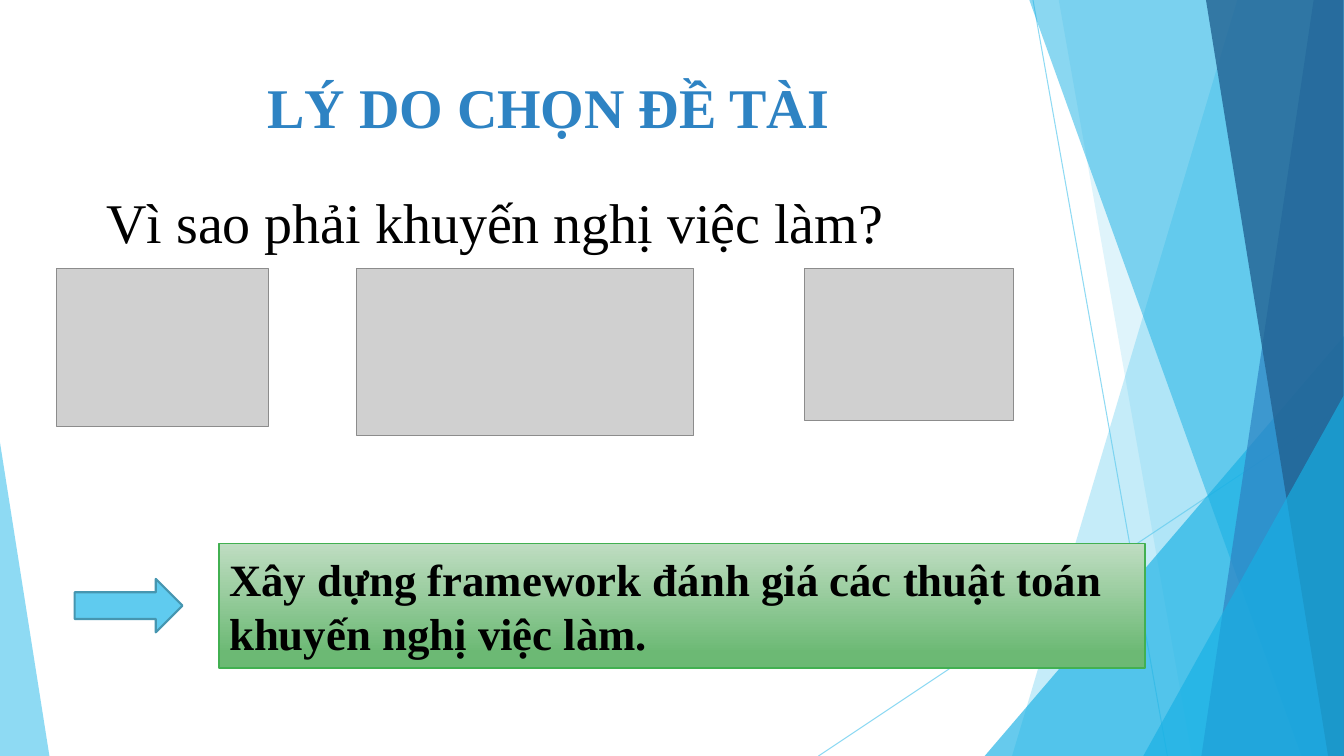
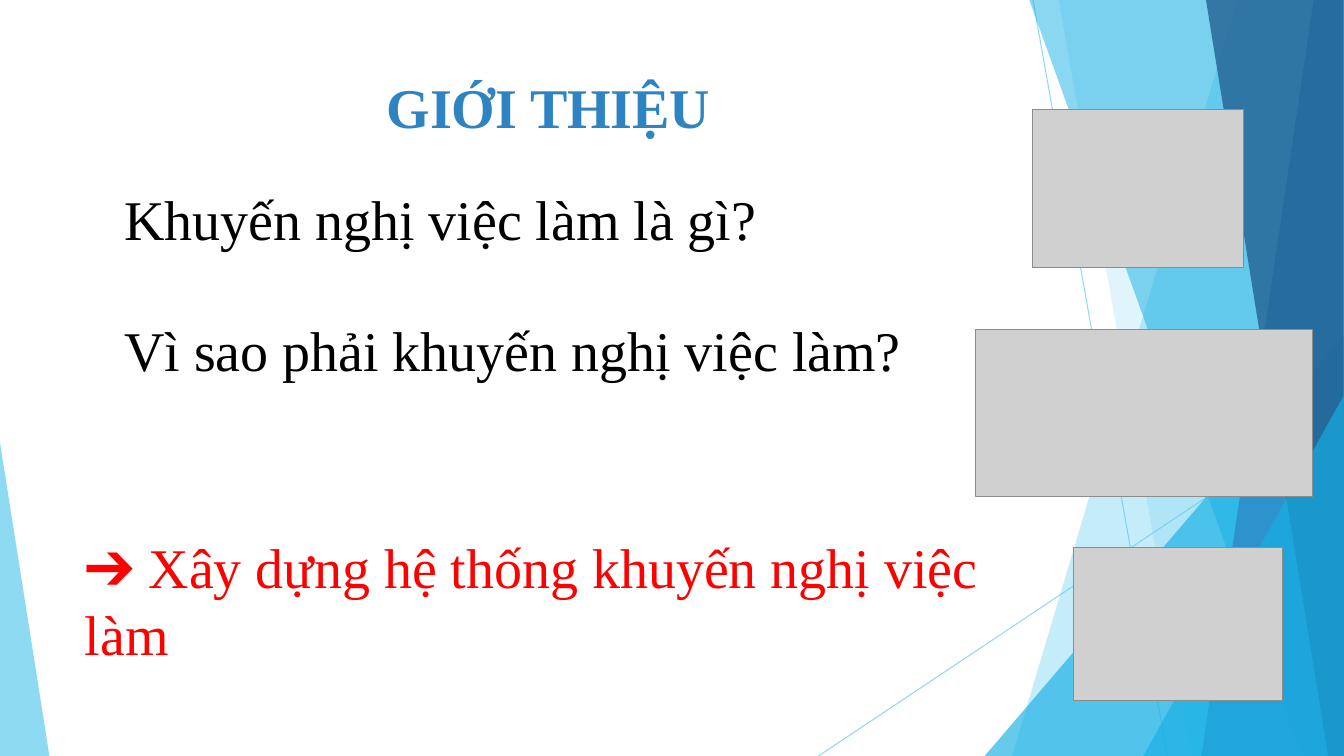
Before and after one commit to tuyennta/JobRecSys, a slide deck: slide 3 of Documents/Báo cáo/Bao cao KLTN_2.pptx. Drawn at 1344x756 pixels with LibreOffice and Linux fonts; fonts in the diff are those of the drawing; grey boxes stand for pictures. Boxes give left, top, right and bottom in pixels: in the first picture for what was removed or moved away, otherwise in the second. Text is boxed around its words. In the diff, an @@ line names an element or a change of style, - is before the commit and + after.

```diff
--- a/Documents/Báo cáo/Bao cao KLTN_2.pptx
+++ b/Documents/Báo cáo/Bao cao KLTN_2.pptx
@@ title at box(387, 84, 710, 138): text changed @@
-LÝ DO CHỌN ĐỀ TÀI
+GIỚI THIỆU
@@ picture: place and size @@
-picture at box(57, 268, 269, 426)
+picture at box(1032, 110, 1244, 268)
@@ text at box(124, 199, 756, 250): text changed @@
-Vì sao phải khuyến nghị việc làm?
+Khuyến nghị việc làm là gì?
@@ picture: place and size @@
-picture at box(357, 268, 694, 436)
+picture at box(976, 329, 1313, 496)
@@ text added at box(124, 330, 901, 381), 40 pt, text #000000 @@
+Vì sao phải khuyến nghị việc làm?
@@ text "➔ Xây dựng hệ thống ...": place and size @@
-text "➔ Xây dựng hệ thống ..." at box(219, 543, 1144, 668)
+text "➔ Xây dựng hệ thống ..." at box(85, 547, 977, 656)
@@ text "➔ Xây dựng hệ thống ..." at box(85, 547, 977, 656): vertical alignment middle to top; fill gradient #C0DDC2 to #6DBA74 to none; outline #42B051 1 pt to none @@
@@ text at box(85, 547, 977, 656): text changed; size 32 to 40 pt; text colour #000000 to #FF0000; bold off @@
-Xây dựng framework đánh giá các thuật toán khuyến nghị việc làm.
+➔ Xây dựng hệ thống khuyến nghị việc làm
@@ picture: place and size @@
-picture at box(805, 268, 1013, 420)
+picture at box(1074, 547, 1282, 700)
@@ right arrow removed at box(75, 579, 182, 632) @@
```
Also in this commit, not shown: 7 other slides changed, 5 slides added, 1 other file.
